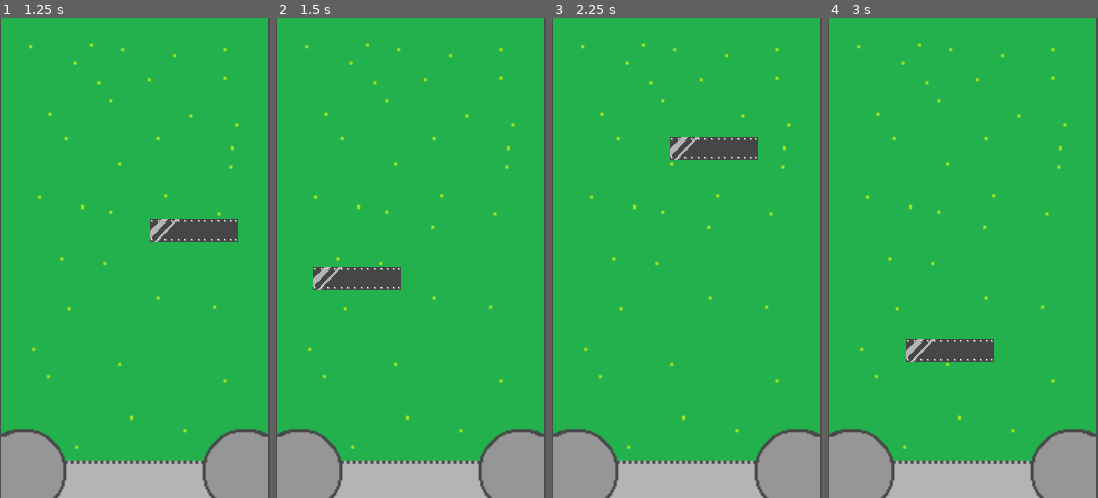
Above: before the commit, frames 1-4 (left to right).
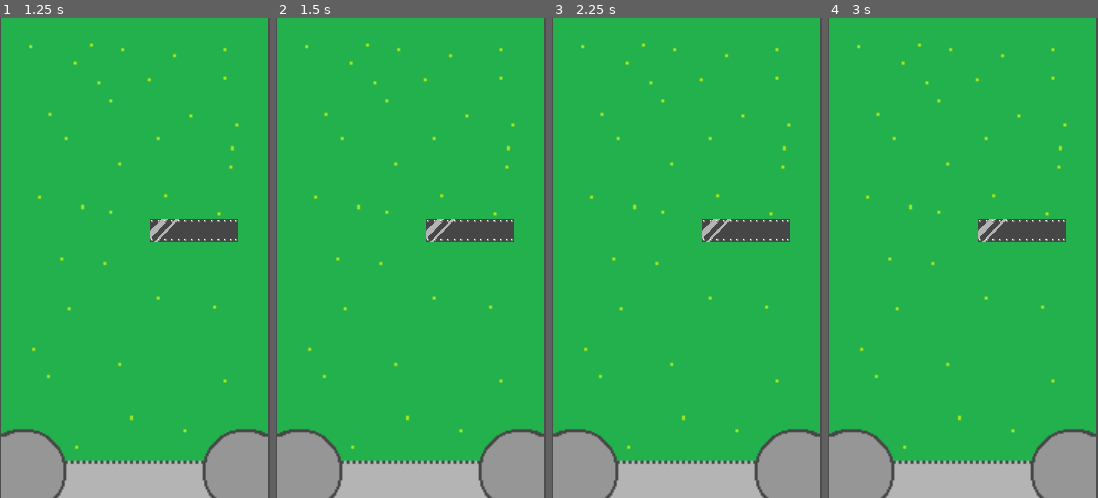
Above: after the commit, the same moments.

Repository: coolgames555/Bouncy
Game: Godot game, scene res://node_2d.tscn
The game is run twice, just before and just after one commit, with the same random seed, the same clock (stepped at 60 frames per second) and the same inputs. This scene is started directly instead of the project's main scene.
Inputs (mouse positions are in pixels of both pictures, inside the frame that each line leads up to):
- Up to frame 1 (1.25 s): tap Enter at 0.5 s; move the mouse to (194, 234) at 0.52 s; click (194, 234) at 0.67 s
- Up to frame 2 (1.5 s): tap Space at 1.25 s; move the mouse to (357, 282) at 1.27 s; click (357, 282) at 1.42 s
- Up to frame 3 (2.25 s): tap Enter at 2 s; move the mouse to (714, 152) at 2.02 s; click (714, 152) at 2.17 s
- Up to frame 4 (3 s): tap Space at 2.75 s; move the mouse to (949, 354) at 2.77 s; click (949, 354) at 2.92 s

Frame 1 is identical in both runs. In frame 2, 3.1% of the frame differs, in the area x 13-89%, y 41-57%; in frame 3, 3.1%; in frame 4, 3.1%.

Commit message:
fix drag/drop script

Diff:
--- a/bouncy/area_2d.gd
+++ b/bouncy/area_2d.gd
@@ -1,4 +1,10 @@
 extends Area2D
+var x = 1
 func _physics_process(delta):
-	position = get_global_mouse_position()
-	position.y += 70
+	if x == 1:
+		position = get_global_mouse_position()
+		position.y += 70
+func _unhandled_input(event: InputEvent) -> void:
+	if event is InputEventMouseButton:
+		if event.button_index == MOUSE_BUTTON_LEFT and event.pressed:
+			x = 0
